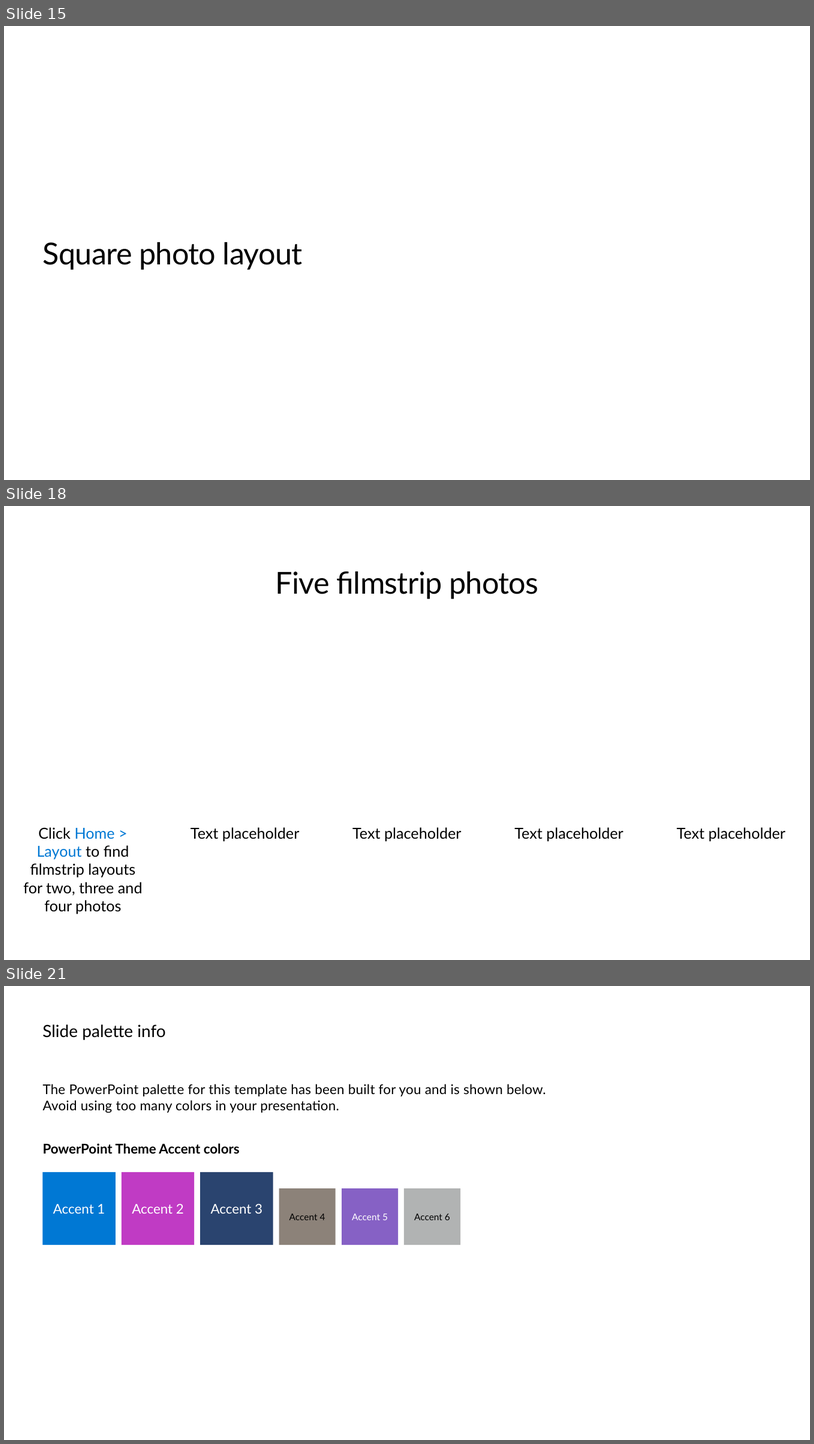
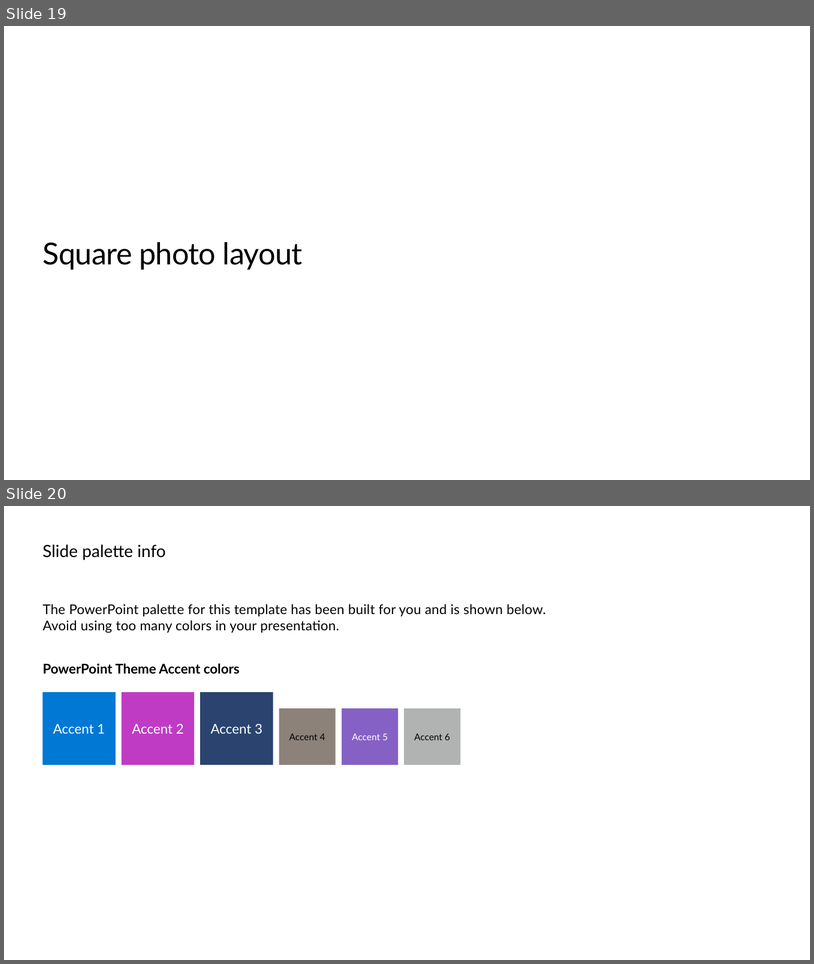
Before and after one commit to microsoft/ignite26-BRK300-building-agentic-retrieval-from-diy-to-foundry-iq, a slide deck: IgniteBRK300-WorkingDeck.pptx. Shown one above the other, each under a label of ours: slides 15, 18 and 21 before the commit, slides 19 and 20 after it; the slides between them are not shown. The pictures are 814x1444 and 814x964 pixels, drawn with LibreOffice and Linux fonts; fonts in the diff are those of the drawing; background and template pictures are left out. Boxes give left, top, right and bottom in pixels: in the first picture for what was removed or moved away, otherwise in the second. Text is boxed around its words. In the diff, an @@ line names an element or a change of style, - is before the commit and + after.

```diff
--- a/IgniteBRK300-WorkingDeck.pptx
+++ b/IgniteBRK300-WorkingDeck.pptx
@@ slide 18 removed at (x1=4, y1=506, x2=810, y2=960), background #FFFFFF @@
@@ title removed at (x1=276, y1=571, x2=539, y2=598) @@
-Five filmstrip photos
@@ text removed at (x1=23, y1=827, x2=143, y2=913) @@
-Click Home > Layout to find filmstrip layouts for two, three and four photos
@@ text removed at (x1=191, y1=827, x2=300, y2=841) @@
-Text placeholder
@@ text removed at (x1=353, y1=827, x2=462, y2=841) @@
-Text placeholder
@@ text removed at (x1=515, y1=827, x2=624, y2=841) @@
-Text placeholder
@@ text removed at (x1=677, y1=827, x2=786, y2=841) @@
-Text placeholder
@@ what was slide 15 is now slide 19 @@
@@ what was slide 21 is now slide 20 @@
```
Also in this commit, not shown: 2 slides changed, 7 slides added, 7 other slides removed, 10 other files.
